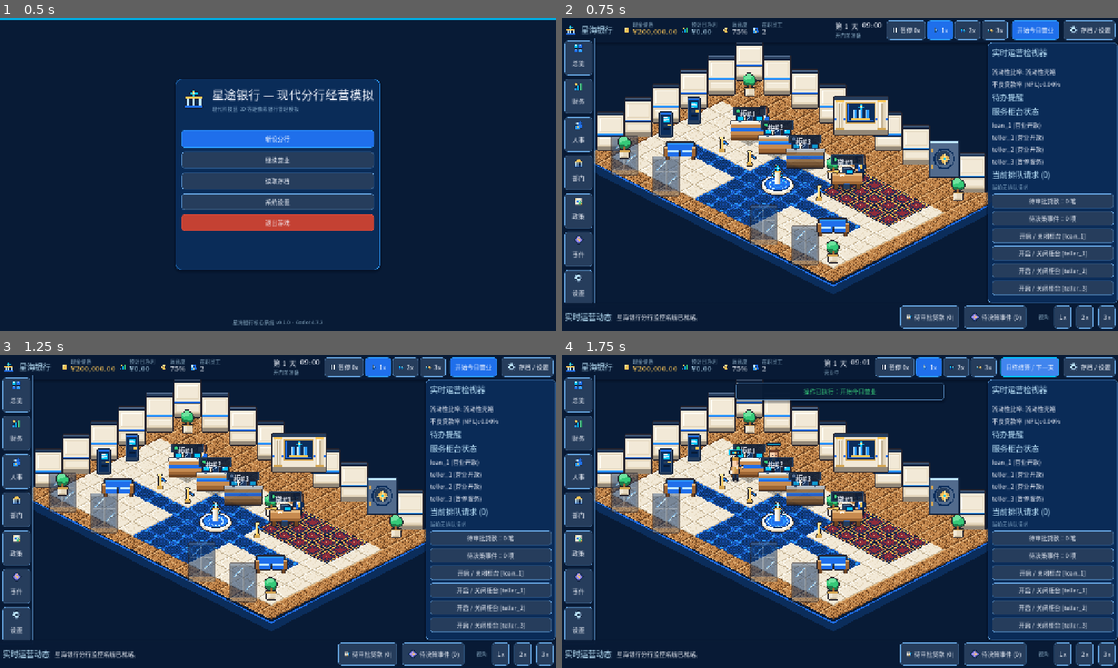
Above: before the commit, frames 1-4 (two rows, left to right).
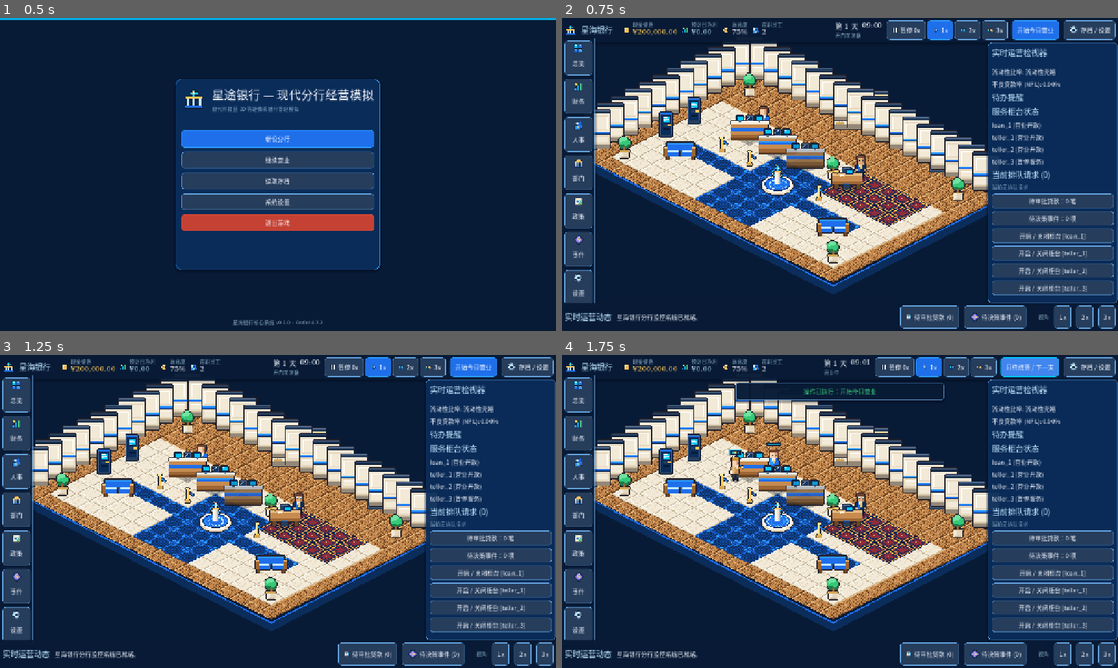
Above: after the commit, the same moments.

Repository: CodemanVAN/bank_tycoon
Game: Godot game, scene res://scenes/menus/main_menu.tscn
Two runs of this game, one before a commit and one after it. Both use one fixed random seed, a clock stepped at 60 frames per second and the inputs below.
Inputs:
- Up to frame 1 (0.5 s): no input
- Up to frame 2 (0.75 s): click "新设分行" at 0.5 s
- Up to frame 3 (1.25 s): no input
- Up to frame 4 (1.75 s): click "开始今日营业" at 1.25 s

Frame 1 is identical in both runs. In frame 2, 12% of the frame differs, in the area x 5-77%, y 7-80%; in frame 3, 12%; in frame 4, 11%.

Commit message:
fix(world): continuous exterior walls, hover-only labels, live 4x4 room preview
Wall/floor join: remove the static 'every 2nd cell' north/west wall loop (gaps + 10px float).
Walls are now derived from the built-cell union (lobby + department room rects):
_sync_exterior_walls emits one contiguous 32x48 panel per built cell whose
north/west neighbour is empty land, seated on the tile's top vertex. A built-cell
signature short-circuits rebuilds. Room renderer drops its own Wall_x_y sprites.

Labels: department RoomSign/Bg/LevelBadge and counter TagLabel + overhead status
badge are hidden by default and shown only on hover (or selection). BankWorld
tracks hover via update_hover()/InputEventMouseMotion, camera-aware.

Placement: new departments open with a default 4x4 square preview at the first
free perimeter spot; moving the mouse without dragging re-centres the preview,
which now renders tinted wall panels + office desk + door highlight live.

Test: E2E_T5_10 now asserts the dynamic _exterior_walls container and that the
shared lobby edge stays open for the auto door, instead of the removed per-room
Wall_x_y child. Verified: --import exit 0; E2E 120/120 (Tier5 12/12, 125
assertions); domain 367/367, world 511/511, sim_app 81/81, infra 88/88.

Diff:
--- a/bank_tycoon_demo/scripts/presentation/world/bank_world.gd
+++ b/bank_tycoon_demo/scripts/presentation/world/bank_world.gd
@@ -70,6 +70,10 @@
 var _wall_layer: Node2D = null
 var _ysort_layer: Node2D = null
 var _props_container: Node2D = null
+var _exterior_walls: Node2D = null
+var _exterior_wall_signature: String = ""
+var _hovered_dept_id: String = ""
+var _hovered_station_id: String = ""
 var _departments_container: Node2D = null
 var _stations_container: Node2D = null
 var _actors_container: Node2D = null
@@ -83,6 +87,7 @@
 
 # Department room construction (drag a rectangle along the hall perimeter)
 const MIN_ROOM_SIZE: Vector2i = Vector2i(3, 3)
+const DEFAULT_ROOM_SIZE: Vector2i = Vector2i(4, 4)
 const MAX_ROOM_SIZE: Vector2i = Vector2i(5, 4)
 
 var _placement_dept_id: String = ""
@@ -286,6 +291,7 @@
 		return
 	var bs_obj: Object = bs as Object
 	_sync_navigation_solids(bs_obj)
+	_sync_exterior_walls(bs_obj)
 	_sync_departments(bs_obj)
 	_sync_stations(bs_obj)
 	_sync_employees(bs_obj)
@@ -325,7 +331,11 @@
 	_placement_valid = false
 	_placement_dragging = false
 	_clear_ghost_tiles()
-	_placement_ghost.visible = false
+	var default_room: Rect2i = _find_default_room()
+	if default_room.size.x > 0:
+		_update_placement_preview(default_room)
+	else:
+		_placement_ghost.visible = false
 	return true
 
 
@@ -494,12 +504,27 @@
 
 ## A single click still builds the minimum room, centred on the clicked cell.
 func _default_room_at(cell: Vector2i) -> Rect2i:
-	var size: Vector2i = MIN_ROOM_SIZE
+	var size: Vector2i = DEFAULT_ROOM_SIZE
 	var origin := Vector2i(
 		clampi(cell.x - size.x / 2, IsoGrid.SITE_REGION.position.x, IsoGrid.SITE_REGION.end.x - size.x),
 		clampi(cell.y - size.y / 2, IsoGrid.SITE_REGION.position.y, IsoGrid.SITE_REGION.end.y - size.y)
 	)
 	return Rect2i(origin, size)
+
+
+## First valid 4x4 spot around the lobby, so the player sees a real room immediately.
+func _find_default_room() -> Rect2i:
+	var candidates: Array[Vector2i] = [
+		Vector2i(18, 2), Vector2i(18, 6), Vector2i(18, 10),
+		Vector2i(-4, 2), Vector2i(-4, 6), Vector2i(-4, 10),
+		Vector2i(2, -4), Vector2i(8, -4), Vector2i(12, -4),
+		Vector2i(2, 12), Vector2i(8, 12), Vector2i(12, 12),
+	]
+	for cell: Vector2i in candidates:
+		var r := Rect2i(cell, DEFAULT_ROOM_SIZE)
+		if is_valid_department_room(r, _placement_dept_id):
+			return r
+	return Rect2i()
 
 
 func _ensure_placement_ghost() -> void:
@@ -565,6 +590,10 @@
 	_clear_ghost_tiles()
 	var col: Color = Color("#35C978") if valid else Color("#E74C3C")
 	var door_cell: Vector2i = room_door_cell(rect)
+	var tex_wall: Texture2D = _load_tex("res://assets/environment/wall_section_back.png")
+	var tex_desk: Texture2D = _load_tex("res://assets/environment/prop_desk_office.png")
+	var tint: Color = Color(col.r, col.g, col.b, 0.55)
+
 	for y in range(rect.position.y, rect.position.y + rect.size.y):
 		for x in range(rect.position.x, rect.position.x + rect.size.x):
 			var cell := Vector2i(x, y)
@@ -593,6 +622,45 @@
 				opening_tile.position = tile.position
 				_ghost_tiles.add_child(opening_tile)
 
+	# Preview the actual room shell (walls on the visible back edges + a desk inside),
+	# so the player sees the result before committing.
+	for x in range(rect.position.x, rect.position.x + rect.size.x):
+		var cell_n := Vector2i(x, rect.position.y)
+		if cell_n != door_cell:
+			var wall := Sprite2D.new()
+			wall.texture_filter = CanvasItem.TEXTURE_FILTER_NEAREST
+			wall.texture = tex_wall
+			wall.centered = true
+			wall.offset = Vector2(0.0, -32.0)
+			wall.modulate = tint
+			wall.position = iso_grid.grid_to_screen(cell_n).round()
+			_ghost_tiles.add_child(wall)
+	for y in range(rect.position.y, rect.position.y + rect.size.y):
+		var cell_w := Vector2i(rect.position.x, y)
+		if cell_w != door_cell:
+			var wall_w := Sprite2D.new()
+			wall_w.texture_filter = CanvasItem.TEXTURE_FILTER_NEAREST
+			wall_w.texture = tex_wall
+			wall_w.centered = true
+			wall_w.flip_h = true
+			wall_w.offset = Vector2(0.0, -32.0)
+			wall_w.modulate = tint
+			wall_w.position = iso_grid.grid_to_screen(cell_w).round()
+			_ghost_tiles.add_child(wall_w)
+
+	var desk := Sprite2D.new()
+	desk.texture_filter = CanvasItem.TEXTURE_FILTER_NEAREST
+	desk.texture = tex_desk
+	desk.centered = true
+	desk.offset = Vector2(0.0, -9.0)
+	desk.modulate = Color(1.0, 1.0, 1.0, 0.72)
+	var desk_cell := Vector2i(
+		rect.position.x + rect.size.x / 2,
+		rect.position.y + rect.size.y / 2
+	)
+	desk.position = iso_grid.grid_to_screen(desk_cell).round()
+	_ghost_tiles.add_child(desk)
+
 
 ## Converts a viewport-space input position to a logical grid cell (camera-aware).
 func cell_from_screen_position(screen_pos: Vector2) -> Vector2i:
@@ -661,6 +729,14 @@
 	_props_container.texture_filter = CanvasItem.TEXTURE_FILTER_NEAREST
 	_props_container.y_sort_enabled = true
 
+	_exterior_walls = _ysort_layer.get_node_or_null("ExteriorWalls") as Node2D
+	if _exterior_walls == null:
+		_exterior_walls = Node2D.new()
+		_exterior_walls.name = "ExteriorWalls"
+		_ysort_layer.add_child(_exterior_walls)
+	_exterior_walls.texture_filter = CanvasItem.TEXTURE_FILTER_NEAREST
+	_exterior_walls.y_sort_enabled = true
+
 	_departments_container = _ysort_layer.get_node_or_null("DepartmentsContainer") as Node2D
 	if _departments_container == null:
 		_departments_container = Node2D.new()
@@ -740,62 +816,27 @@
 				spr.texture = tex_ivory
 			_floor_layer.add_child(spr)
 
-	# 2. Build North & West Architectural Cutaway Walls + Logo Backdrop + Glass Facade
-	var tex_wall_back: Texture2D = _load_tex("res://assets/environment/wall_section_back.png")
+	# 2. Logo backdrop / vault door sit on the dynamically generated exterior wall.
 	var tex_wall_logo: Texture2D = _load_tex("res://assets/environment/wall_logo_backdrop.png")
-	var tex_wall_glass: Texture2D = _load_tex("res://assets/environment/wall_glass_facade.png")
 	var tex_vault: Texture2D = _load_tex("res://assets/environment/prop_vault_door.png")
 
-	for x in range(0, IsoGrid.GRID_WIDTH, 2):
-		if x == 8 or x == 14:
-			continue
-		var w_spr := Sprite2D.new()
-		w_spr.texture_filter = CanvasItem.TEXTURE_FILTER_NEAREST
-		w_spr.texture = tex_wall_back
-		w_spr.centered = true
-		w_spr.offset = Vector2(0.0, -22.0)
-		w_spr.position = iso_grid.grid_to_screen(Vector2i(x, 0)).round()
-		_wall_layer.add_child(w_spr)
-
-	for y in range(2, IsoGrid.GRID_HEIGHT, 2):
-		var w_spr := Sprite2D.new()
-		w_spr.texture_filter = CanvasItem.TEXTURE_FILTER_NEAREST
-		w_spr.texture = tex_wall_back
-		w_spr.centered = true
-		w_spr.offset = Vector2(0.0, -22.0)
-		w_spr.position = iso_grid.grid_to_screen(Vector2i(0, y)).round()
-		_wall_layer.add_child(w_spr)
-
-	# Central Starway emblem backdrop on north wall
 	var logo_spr := Sprite2D.new()
 	logo_spr.name = "StarwayLogoBackdrop"
 	logo_spr.texture_filter = CanvasItem.TEXTURE_FILTER_NEAREST
 	logo_spr.texture = tex_wall_logo
 	logo_spr.centered = true
-	logo_spr.offset = Vector2(0.0, -24.0)
+	logo_spr.offset = Vector2(0.0, -30.0)
 	logo_spr.position = iso_grid.grid_to_screen(Vector2i(8, 0)).round()
 	_wall_layer.add_child(logo_spr)
 
-	# Vault door in north-east high-security wing
 	var vault_spr := Sprite2D.new()
 	vault_spr.name = "VaultDoorProp"
 	vault_spr.texture_filter = CanvasItem.TEXTURE_FILTER_NEAREST
 	vault_spr.texture = tex_vault
 	vault_spr.centered = true
-	vault_spr.offset = Vector2(0.0, -22.0)
+	vault_spr.offset = Vector2(0.0, -28.0)
 	vault_spr.position = iso_grid.grid_to_screen(Vector2i(14, 0)).round()
 	_wall_layer.add_child(vault_spr)
-
-	# South entrance glass facade segments
-	for gx in [2, 5, 12, 15]:
-		var g_spr := Sprite2D.new()
-		g_spr.texture_filter = CanvasItem.TEXTURE_FILTER_NEAREST
-		g_spr.texture = tex_wall_glass
-		g_spr.centered = true
-		g_spr.offset = Vector2(0.0, -18.0)
-		g_spr.modulate = Color(1.0, 1.0, 1.0, 0.55)
-		g_spr.position = iso_grid.grid_to_screen(Vector2i(gx, 11)).round()
-		_wall_layer.add_child(g_spr)
 
 	# 3. Build Y-Sorted Lobby Props (Animated Fountain, Sofas, Queue Posts, Plants, ATMs)
 	_fountain_sprite = Sprite2D.new()
@@ -844,7 +885,6 @@
 	var tex_desk: Texture2D = _load_tex("res://assets/environment/prop_desk_office.png")
 	var tex_banner: Texture2D = _load_tex("res://assets/environment/prop_dept_banner.png")
 	var tex_floor: Texture2D = _load_tex("res://assets/environment/tile_floor_carpet_blue.png")
-	var tex_wall: Texture2D = _load_tex("res://assets/environment/wall_section_back.png")
 
 	var front_center := Vector2i(
 		rect.position.x + rect.size.x / 2,
@@ -855,10 +895,6 @@
 	root.texture_filter = CanvasItem.TEXTURE_FILTER_NEAREST
 	root.position = iso_grid.grid_to_screen(front_center).round()
 
-	var walls: Array[Vector2i] = room_wall_cells(rect)
-	var wall_set: Dictionary = {}
-	for wc: Vector2i in walls:
-		wall_set[wc] = true
 	var door_cell: Vector2i = room_door_cell(rect)
 	for y in range(rect.position.y, rect.position.y + rect.size.y):
 		for x in range(rect.position.x, rect.position.x + rect.size.x):
@@ -871,16 +907,6 @@
 			tile.modulate = Color(1.0, 1.0, 1.0, 1.0) if cell != door_cell else Color(1.15, 1.1, 0.85, 1.0)
 			tile.position = iso_grid.grid_to_screen(cell).round() - root.position
 			root.add_child(tile)
-
-			if wall_set.has(cell):
-				var wall := Sprite2D.new()
-				wall.name = "Wall_%d_%d" % [x, y]
-				wall.texture_filter = CanvasItem.TEXTURE_FILTER_NEAREST
-				wall.texture = tex_wall
-				wall.centered = true
-				wall.offset = Vector2(0.0, -22.0)
-				wall.position = tile.position
-				root.add_child(wall)
 
 	# Auto-generated door at the connection with the existing building.
 	if door_cell.x >= 0:
@@ -920,7 +946,9 @@
 	sign_label.position = sign_pos
 	sign_label.add_theme_font_size_override("font_size", 11)
 	sign_label.add_theme_color_override("font_color", accent)
+	sign_label.visible = false
 	root.add_child(sign_label)
+	sign_bg.visible = false
 
 	var desk_cell := Vector2i(
 		rect.position.x + rect.size.x / 2,
@@ -953,6 +981,7 @@
 	badge.add_theme_font_size_override("font_size", 11)
 	badge.add_theme_color_override("font_color", accent)
 	badge.position = iso_grid.grid_to_screen(Vector2i(rect.position.x, rect.position.y)).round() - root.position + Vector2(-48.0, -34.0)
+	badge.visible = false
 	root.add_child(badge)
 
 	_departments_container.add_child(root)
@@ -966,6 +995,8 @@
 		"cell": rect.position,
 		"rect": rect,
 		"level": 0,
+		"sign_bg": sign_bg,
+		"sign_label": sign_label,
 	}
 
 
@@ -1025,6 +1056,64 @@
 		"rect": Rect2i(cell, Vector2i.ONE),
 		"level": 0,
 	}
+
+
+## Continuous cutaway walls: one 32x48 panel per built cell edge that faces empty land.
+## This replaces the old "every 2nd cell" wall loop, which left gaps and floated 10px too low.
+func _sync_exterior_walls(bs_obj: Object) -> void:
+	if _exterior_walls == null:
+		return
+	var built: Dictionary = {}
+	for y in range(LOBBY_RECT.position.y, LOBBY_RECT.end.y):
+		for x in range(LOBBY_RECT.position.x, LOBBY_RECT.end.x):
+			built[Vector2i(x, y)] = true
+	var raw_depts: Variant = bs_obj.get("departments")
+	if raw_depts is Dictionary:
+		for did: Variant in (raw_depts as Dictionary).keys():
+			var r: Rect2i = _read_dept_rect((raw_depts as Dictionary)[did])
+			if r.size.x <= 0:
+				continue
+			for y in range(r.position.y, r.position.y + r.size.y):
+				for x in range(r.position.x, r.position.x + r.size.x):
+					built[Vector2i(x, y)] = true
+
+	var key_list: Array[String] = []
+	for c: Vector2i in built.keys():
+		key_list.append("%d,%d" % [c.x, c.y])
+	key_list.sort()
+	var sig: String = "|".join(key_list)
+	if sig == _exterior_wall_signature:
+		return
+	_exterior_wall_signature = sig
+
+	for child in _exterior_walls.get_children():
+		_exterior_walls.remove_child(child)
+		child.queue_free()
+
+	var tex_wall: Texture2D = _load_tex("res://assets/environment/wall_section_back.png")
+	for c: Vector2i in built.keys():
+		# North-facing wall segment when the cell above is empty land.
+		if not built.has(Vector2i(c.x, c.y - 1)):
+			var wall := Sprite2D.new()
+			wall.name = "ExtWallN_%d_%d" % [c.x, c.y]
+			wall.texture_filter = CanvasItem.TEXTURE_FILTER_NEAREST
+			wall.texture = tex_wall
+			wall.centered = true
+			# Base of the 48px panel sits on the tile's top vertex (0,-8).
+			wall.offset = Vector2(0.0, -32.0)
+			wall.position = iso_grid.grid_to_screen(c).round()
+			_exterior_walls.add_child(wall)
+		# West-facing wall segment (mirrored) when the cell to the left is empty land.
+		if not built.has(Vector2i(c.x - 1, c.y)):
+			var wall_w := Sprite2D.new()
+			wall_w.name = "ExtWallW_%d_%d" % [c.x, c.y]
+			wall_w.texture_filter = CanvasItem.TEXTURE_FILTER_NEAREST
+			wall_w.texture = tex_wall
+			wall_w.centered = true
+			wall_w.flip_h = true
+			wall_w.offset = Vector2(0.0, -32.0)
+			wall_w.position = iso_grid.grid_to_screen(c).round()
+			_exterior_walls.add_child(wall_w)
 
 
 func _sync_navigation_solids(bs_obj: Object) -> void:
@@ -1177,11 +1266,11 @@
 
 		desk.modulate = Color(1.0, 1.0, 1.0, 1.0)
 		banner.visible = true
-		badge.visible = true
 		badge.add_theme_color_override("font_color", accent)
 		var dept_name: String = _tr(short_key)
 		var lvl_str: String = _tr("WORLD_DEPT_LEVEL_BADGE", {"level": lvl})
 		badge.text = "%s %s" % [dept_name, lvl_str]
+	_apply_entity_labels()
 
 
 func _sync_stations(bs_obj: Object) -> void:
@@ -1378,6 +1467,53 @@
 	if cust_gp is Vector2i and (cust_gp as Vector2i) != Vector2i.ZERO:
 		return iso_grid.clamp_to_bounds(cust_gp as Vector2i)
 	return QUEUE_WAIT_CELLS[wait_idx % QUEUE_WAIT_CELLS.size()]
+
+
+## Department signs and counter tags stay hidden until the pointer is over them.
+func _apply_entity_labels() -> void:
+	for dept_id: String in _dept_nodes.keys():
+		var info: Dictionary = _dept_nodes[dept_id] as Dictionary
+		var show: bool = dept_id == _hovered_dept_id
+		var sign_bg: Control = info.get("sign_bg") as Control
+		var sign_label: Control = info.get("sign_label") as Control
+		var badge: Control = info.get("badge") as Control
+		if sign_bg != null:
+			sign_bg.visible = show
+		if sign_label != null:
+			sign_label.visible = show
+		if badge != null:
+			badge.visible = show
+	for sid: String in _station_views.keys():
+		var view: ServiceStationView = _station_views[sid] as ServiceStationView
+		if view != null:
+			view.set_hovered(sid == _hovered_station_id)
+
+
+func update_hover(screen_pos: Vector2) -> void:
+	var dept_id: String = ""
+	var station_id: String = ""
+	if not is_department_placement_active() and iso_grid != null:
+		var world_pos: Vector2 = get_global_transform_with_canvas().affine_inverse() * screen_pos
+		var cell: Vector2i = iso_grid.screen_to_grid(world_pos)
+		for did: String in _dept_nodes.keys():
+			var info: Dictionary = _dept_nodes[did] as Dictionary
+			var rect: Rect2i = info.get("rect", Rect2i()) as Rect2i
+			if rect.size.x > 0 and rect.has_point(cell):
+				dept_id = did
+				break
+		for sid: String in _station_views.keys():
+			var view: ServiceStationView = _station_views[sid] as ServiceStationView
+			if view == null:
+				continue
+			var local: Vector2 = world_pos - view.position
+			if view.get_hit_rect().has_point(local):
+				station_id = sid
+				break
+	if dept_id == _hovered_dept_id and station_id == _hovered_station_id:
+		return
+	_hovered_dept_id = dept_id
+	_hovered_station_id = station_id
+	_apply_entity_labels()
 
 
 func _update_selection_highlights() -> void:
@@ -1532,6 +1668,8 @@
 	if is_department_placement_active():
 		if _handle_placement_input(event):
 			return
+	if event is InputEventMouseMotion:
+		update_hover((event as InputEventMouseMotion).position)
 	if event is InputEventMouseButton:
 		var mb: InputEventMouseButton = event as InputEventMouseButton
 		if mb.button_index == MOUSE_BUTTON_LEFT and mb.pressed:
@@ -1552,8 +1690,12 @@
 		return true
 	if event is InputEventMouseMotion:
 		var mm: InputEventMouseMotion = event as InputEventMouseMotion
+		var cursor_cell: Vector2i = cell_from_screen_position(mm.position)
 		if _placement_dragging:
-			_update_placement_preview(_normalize_room_rect(_placement_anchor, cell_from_screen_position(mm.position)))
+			_update_placement_preview(_normalize_room_rect(_placement_anchor, cursor_cell))
+		elif iso_grid != null and iso_grid.is_in_bounds(cursor_cell):
+			# Live preview of a default 4x4 room before the player starts dragging.
+			_update_placement_preview(_default_room_at(cursor_cell))
 		return false
 	if event is InputEventMouseButton:
 		var mb: InputEventMouseButton = event as InputEventMouseButton
--- a/bank_tycoon_demo/scripts/presentation/world/service_station_view.gd
+++ b/bank_tycoon_demo/scripts/presentation/world/service_station_view.gd
@@ -21,6 +21,7 @@
 var assigned_employee_id: String = ""
 var grid_pos: Vector2i = Vector2i.ZERO
 var is_selected: bool = false
+var is_hovered: bool = false
 var station_index: int = 1
 
 var _sprite: Sprite2D = null
@@ -103,7 +104,21 @@
 func set_selected(selected: bool) -> void:
 	if is_selected != selected:
 		is_selected = selected
+		_apply_label_visibility()
 		queue_redraw()
+
+
+func set_hovered(hovered: bool) -> void:
+	if is_hovered != hovered:
+		is_hovered = hovered
+		_apply_label_visibility()
+		queue_redraw()
+
+
+## Counter tags are hidden until the player hovers the station (or selects it).
+func _apply_label_visibility() -> void:
+	if _tag_label != null:
+		_tag_label.visible = is_hovered or is_selected
 
 
 func get_hit_rect() -> Rect2:
@@ -129,6 +144,7 @@
 		_tag_label.scale = Vector2(0.75, 0.75)
 		_tag_label.add_theme_font_size_override("font_size", 11)
 		_tag_label.add_theme_color_override("font_color", Color("#F5F8FF"))
+		_tag_label.visible = false
 		add_child(_tag_label)
 
 
@@ -191,22 +207,21 @@
 		draw_colored_polygon(sel_fill, Color(0.0, 0.776, 1.0, 0.22))
 		draw_polyline(sel_outer, COLOR_CYAN_GLOW, 1.5, false)
 
-	# Overhead status badge pill
-	var pill_rect := Rect2(-18.0, -34.0, 36.0, 10.0)
-	draw_rect(pill_rect, COLOR_BADGE_BG, true)
-	var border_col: Color = COLOR_CYAN_GLOW if is_selected else COLOR_BADGE_BORDER
-	draw_rect(pill_rect, border_col, false, 1.0)
-
-	# Open / Closed status indicator lamp
-	var led_pos := Vector2(-13.0, -29.0)
-	draw_circle(led_pos, 3.0, COLOR_OUTLINE_DARK)
-	var led_col: Color = COLOR_OPEN_GREEN if is_open else COLOR_CLOSED_GREY
-	draw_circle(led_pos, 2.0, led_col)
-	if is_open:
-		draw_rect(Rect2(led_pos.x - 1.0, led_pos.y - 1.0, 1.0, 1.0), COLOR_OPEN_HIGHLIGHT, true)
-
-	# Staffed indicator dot on right side of badge
-	if not assigned_employee_id.is_empty():
-		var staff_pos := Vector2(14.0, -29.0)
-		draw_circle(staff_pos, 2.2, COLOR_OUTLINE_DARK)
-		draw_circle(staff_pos, 1.4, COLOR_STAFFED_GOLD)
+	# Overhead status badge + tag are hover-only so room walls never clip them at rest.
+	if is_hovered or is_selected:
+		var pill_rect := Rect2(-18.0, -34.0, 36.0, 10.0)
+		draw_rect(pill_rect, COLOR_BADGE_BG, true)
+		var border_col: Color = COLOR_CYAN_GLOW if is_selected else COLOR_BADGE_BORDER
+		draw_rect(pill_rect, border_col, false, 1.0)
+
+		var led_pos := Vector2(-13.0, -29.0)
+		draw_circle(led_pos, 3.0, COLOR_OUTLINE_DARK)
+		var led_col: Color = COLOR_OPEN_GREEN if is_open else COLOR_CLOSED_GREY
+		draw_circle(led_pos, 2.0, led_col)
+		if is_open:
+			draw_rect(Rect2(led_pos.x - 1.0, led_pos.y - 1.0, 1.0, 1.0), COLOR_OPEN_HIGHLIGHT, true)
+
+		if not assigned_employee_id.is_empty():
+			var staff_pos := Vector2(14.0, -29.0)
+			draw_circle(staff_pos, 2.2, COLOR_OUTLINE_DARK)
+			draw_circle(staff_pos, 1.4, COLOR_STAFFED_GOLD)
--- a/bank_tycoon_demo/tests/e2e/test_tier5_ui_input.gd
+++ b/bank_tycoon_demo/tests/e2e/test_tier5_ui_input.gd
@@ -988,8 +988,15 @@
 	if _h.assert_true(dept_nodes.has(dept_id), "世界层应为新部门生成房间节点"):
 		var info: Dictionary = dept_nodes[dept_id] as Dictionary
 		var room_root: Node = info.get("root") as Node
-		_h.assert_true(room_root != null and room_root.get_node_or_null("Wall_18_3") != null, "房间应有外墙")
 		_h.assert_true(room_root != null and room_root.get_node_or_null("RoomSign") != null and room_root.get_node_or_null("DoorFrame") != null, "房间应有部门招牌与自动门")
+		# Walls are no longer per-room sprites; the continuous exterior-wall system
+		# renders one panel per built cell edge that faces empty land. The new room's
+		# exposed north edge (18,3) must get a panel, while the shared lobby edge
+		# (west, x=18) must stay open so the auto-generated door remains walkable.
+		var ext_walls: Node = world.get("_exterior_walls") as Node
+		if _h.assert_true(ext_walls != null, "世界层应有连续外墙容器"):
+			_h.assert_true(ext_walls.get_node_or_null("ExtWallN_18_3") != null, "房间外缘 (18,3) 应由连续外墙系统生成墙段")
+			_h.assert_false(ext_walls.get_node_or_null("ExtWallW_18_4") != null, "与大厅相接的边不得砌墙，须留给自动门")
 	var iso: Variant = world.get("iso_grid")
 	_h.assert_true(iso != null and not bool((iso as Object).call("is_solid", Vector2i(18, 4))), "房间正面开口必须保持可通行")
 	_h.assert_true(iso != null and bool((iso as Object).call("is_solid", Vector2i(18, 3))), "房间北墙应阻挡寻路")
